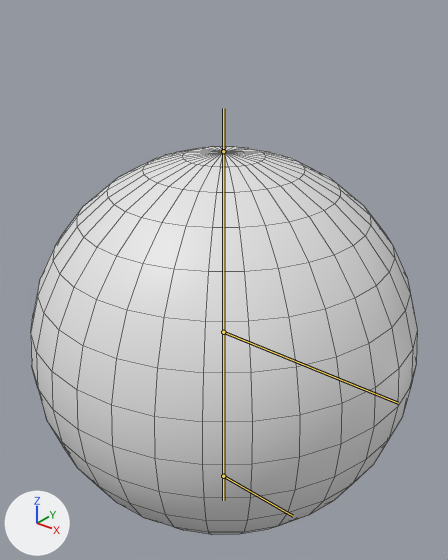
Renders of the Blender file RigEsfera.blend from each side of a commit.
Camera for both pictures: a 50 mm camera at (1.81, -2.26, 2.73) aimed at (-0.01, 0.02, 1.32). Every picture has the same lights, and +X, +Y and +Z are marked at lower left. The bones that bend it are drawn over the model as lines. Mesh edges are drawn as thin lines.
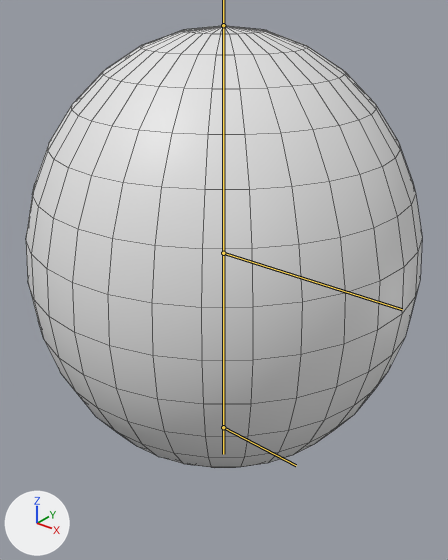
The newer file adds an action. The first version stands in its rest pose; the second is drawn at frame 22 of the action 'ArmatureAction'.

The change in detail:
Bone 'Root' (bone_root) moves from (0.0, 0.0, 0.0) to (0.0, 0.0, -0.741).
Bone 'DEF_Top' (bone_def_top) moves from (0.0, 0.0, 0.0) to (0.0, 0.361, 0.0).

What differs and where, as boxes [x1, y1, x2, y2] in the pictures (448 x 560 px):
'Sphere', posed (14% taller): before [31, 146, 417, 534]; after [26, 26, 422, 468]
bone 'Root', root to tip: before (223, 476) to (293, 516); after (223, 427) to (296, 465)
